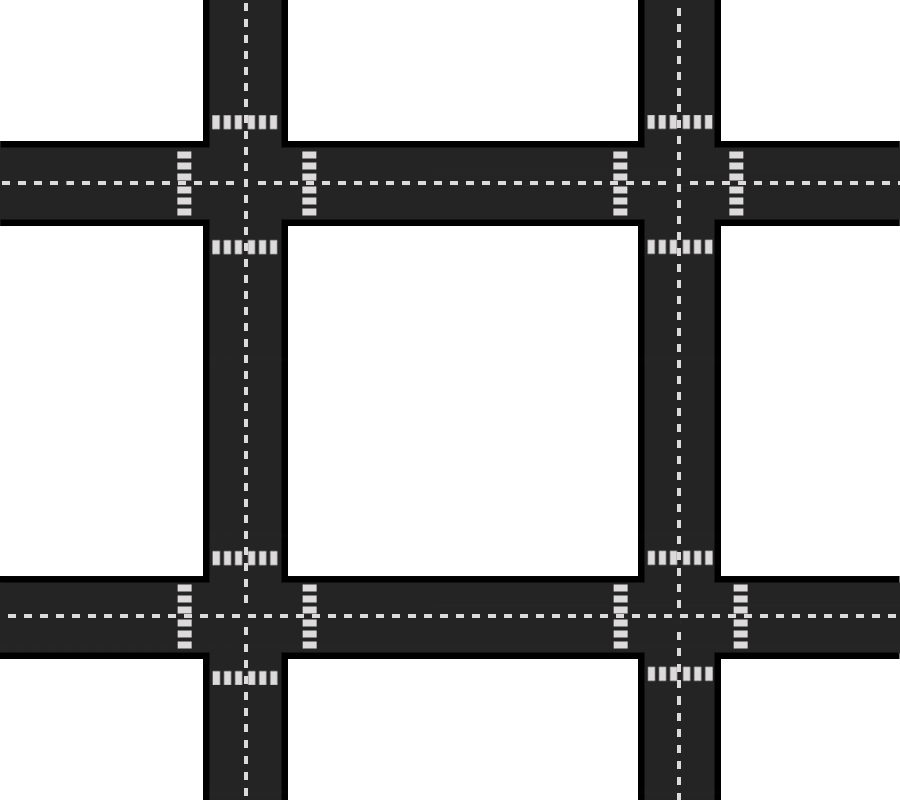
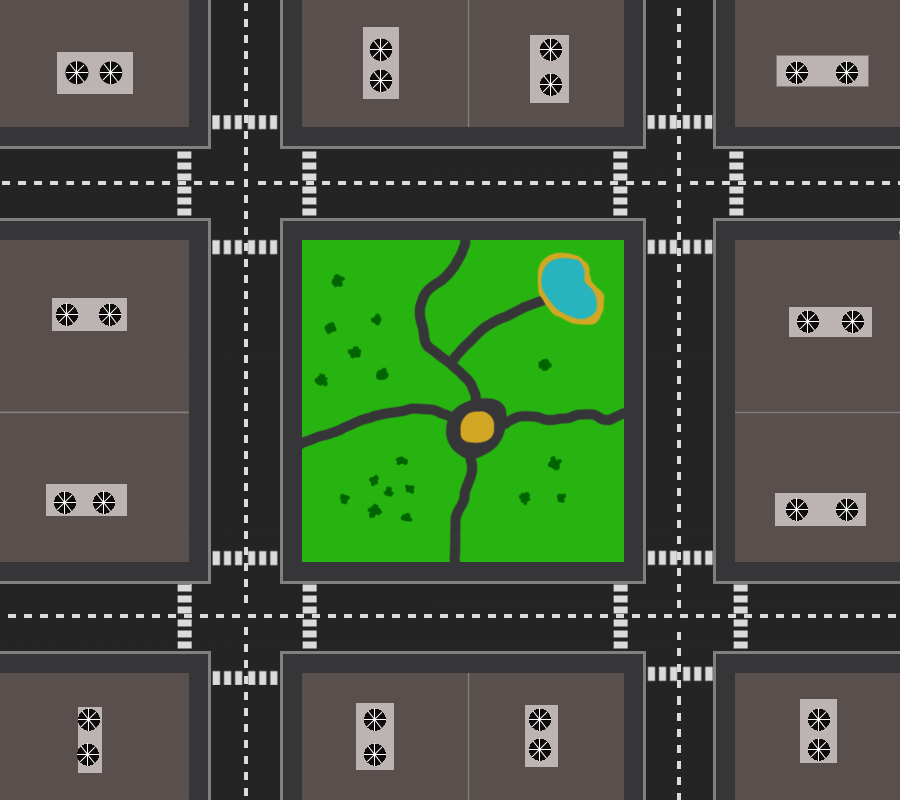
Revision of a layered 900 x 800 image; what changed, layer by layer:
painted on "Layer 1 copy 10" over [0, 0, 900, 800]
removed layer "Layer 10 copy 9" over [0, 3, 900, 800]
removed layer "Layer 1 copy 4" over [0, 0, 900, 800]
added layer "Layer 2" above "Layer 3" over [540, 257, 598, 321]
added layer "Layer 3" above "Layer 4" over [536, 251, 606, 326]
added layer "Layer 4" above "Layer 1" over [280, 227, 641, 574]
added layer "Layer 1" above "Layer 29" over [280, 218, 646, 584]
added layer "Layer 29" above "Background" over [0, 0, 900, 800]
hid "Background" over [0, 0, 900, 800]
